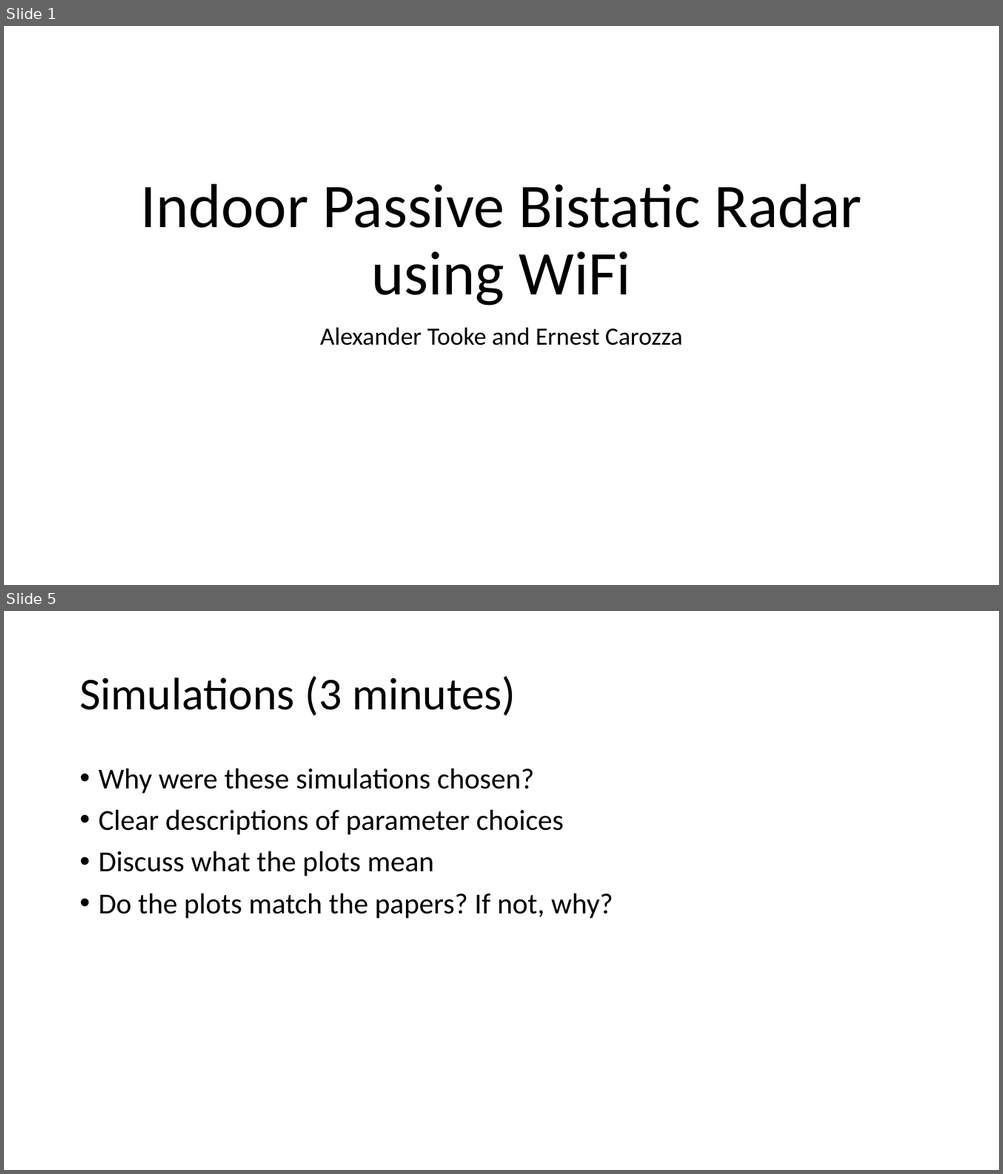
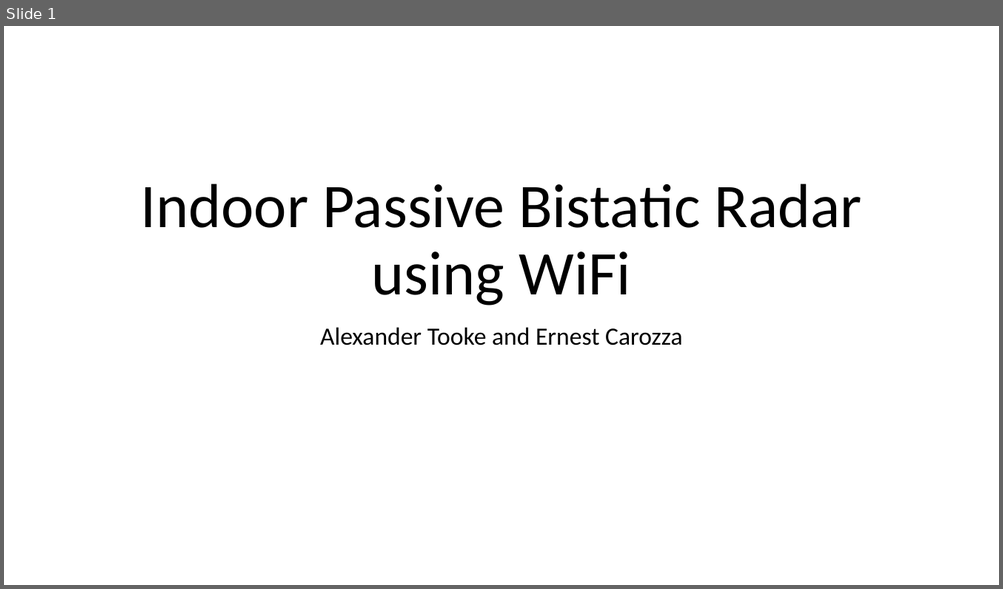
Before and after one commit to USRPMAN/wifi-radar, a slide deck: presentation.pptx. Shown one above the other, each under a label of ours: slides 1 and 5 before the commit, slide 1 after it; the slides between them are not shown. The pictures are 1003x1174 and 1003x589 pixels, drawn with LibreOffice and Linux fonts; fonts in the diff are those of the drawing. Boxes give left, top, right and bottom in pixels: in the first picture for what was removed or moved away, otherwise in the second. Text is boxed around its words. In the diff, an @@ line names an element or a change of style, - is before the commit and + after.

```diff
--- a/presentation.pptx
+++ b/presentation.pptx
@@ slide 5 removed at box(4, 611, 999, 1170), background #FFFFFF @@
@@ title removed at box(79, 676, 515, 716) @@
-Simulations (3 minutes)
@@ text removed at box(99, 768, 613, 919) @@
-• Why were these simulations chosen?
-• Clear descriptions of parameter choices
-• Discuss what the plots mean
-• Do the plots match the papers? If not, why?
```
Also in this commit, not shown: 3 slides changed, 4 slides added, 1 other slide removed.
